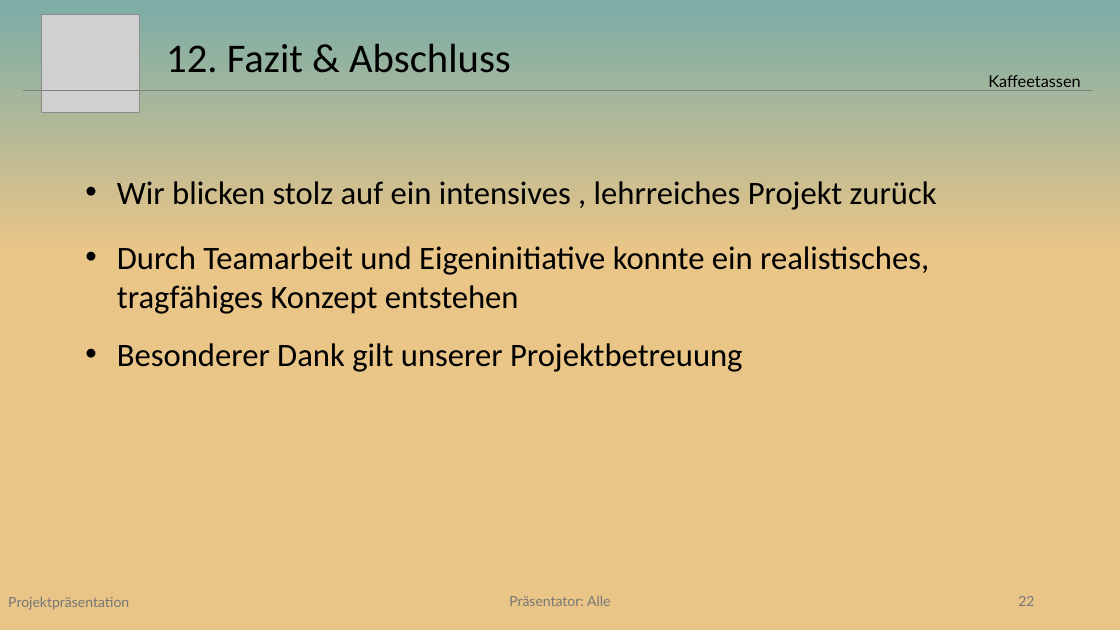
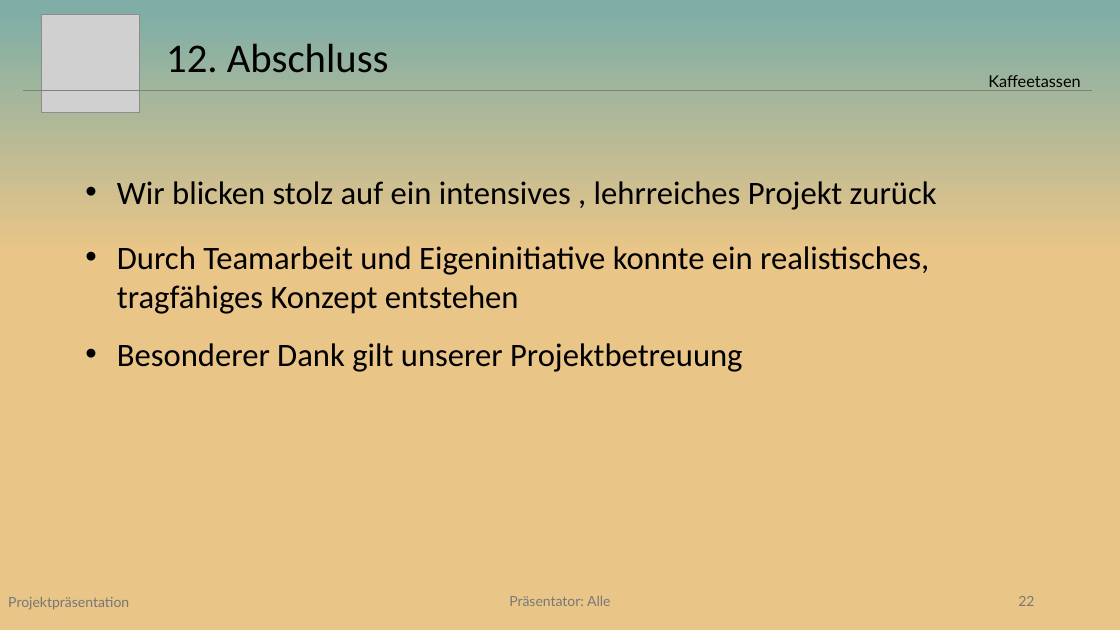
Before and after one commit to Beatlex/KaffeeContainer, a slide deck: slide 22 of Projektpräsentation/Powerpoint/Projektpräsentation V3l.pptx. Drawn at 1120x630 pixels with LibreOffice and Linux fonts; fonts in the diff are those of the drawing; grey boxes stand for pictures. Boxes give left, top, right and bottom in pixels: in the first picture for what was removed or moved away, otherwise in the second. Text is boxed around its words. In the diff, an @@ line names an element or a change of style, - is before the commit and + after.

```diff
--- a/Projektpräsentation/Powerpoint/Projektpräsentation V3l.pptx
+++ b/Projektpräsentation/Powerpoint/Projektpräsentation V3l.pptx
@@ title at [166, 43, 389, 73]: text changed @@
-12. Fazit & Abschluss
+12. Abschluss
```
Also in this commit, not shown: 1 other slide changed.
